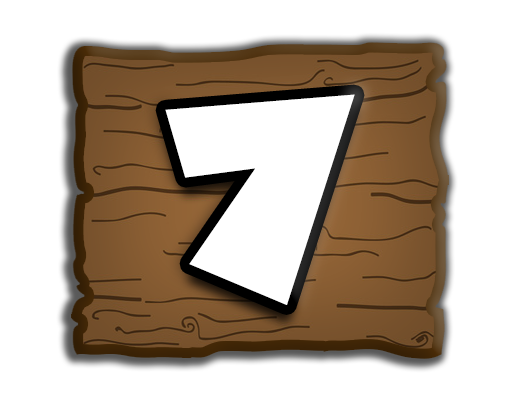
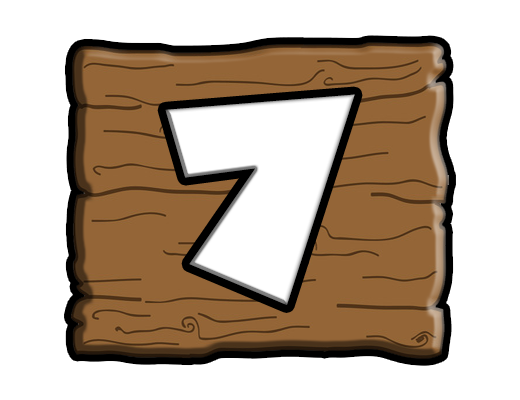
Layered file, before and after one edit (520 x 400). Changes by layer:
pixels changed over bbox(56, 33, 458, 372) (layer not identified)
